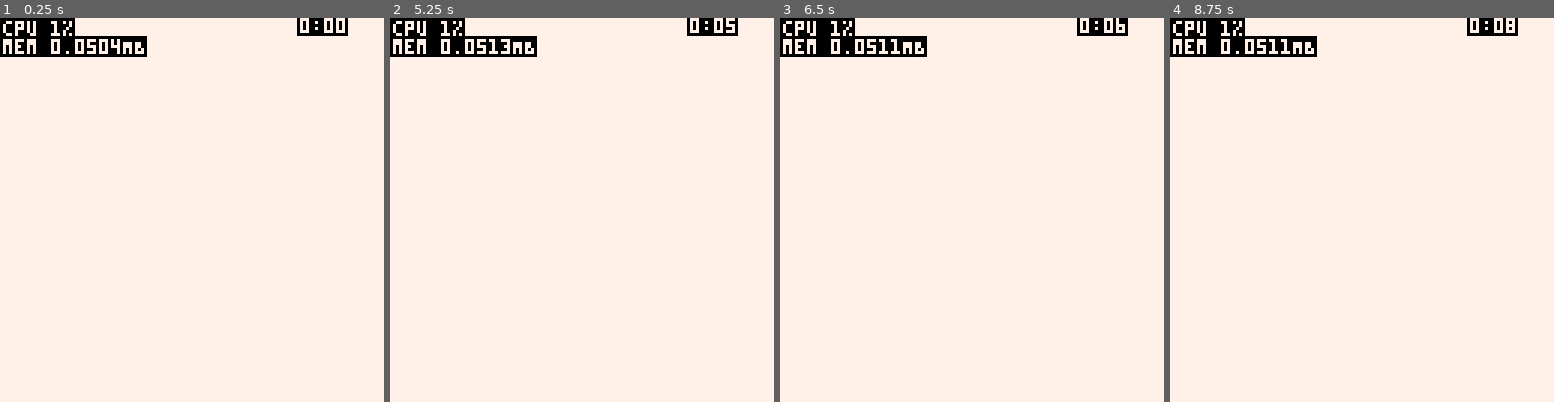
Above: before the commit, frames 1-4 (left to right).
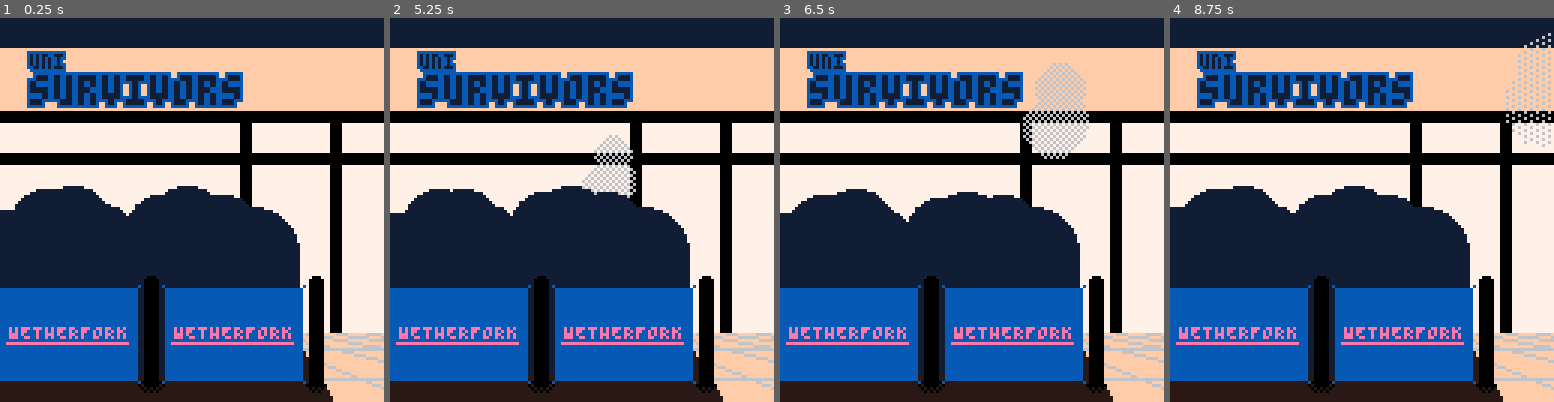
Above: after the commit, the same moments.

Repository: wsasaki01/bath-hack-2026
Game: PICO-8 cartridge fake.p8
The game is run twice, just before and just after one commit, with the same random seed, the same clock (stepped at 60 frames per second) and the same inputs.
Inputs:
- Up to frame 1 (0.25 s): no input
- Up to frame 2 (5.25 s): tap O (Z key) at 0.7, 1.7, 2.1, 2.5, 2.9, 3.3, 3.7, 4.1, 4.5, 4.9 s; hold Right 1.6-2.1 s; hold Up 2.15-2.42 s; hold Right 2.47-3.03 s; hold Left 3.08-3.58 s; hold Down 3.63-3.97 s; hold Right 4.02-4.68 s; hold Up 4.73-5.03 s; hold Left from 5.08 s (still down)
- Up to frame 3 (6.5 s): tap O (Z key) at 5.3, 5.7, 6.1 s; release Left at 5.68 s; hold Down 5.73-6.03 s; hold Right from 6.08 s (still down)
- Up to frame 4 (8.75 s): tap O (Z key) every 0.4 s from 6.5 to 8.5 s; release Right at 6.58 s; hold Right 6.63-7.13 s; hold Up 7.18-7.45 s; hold Right 7.5-8.07 s; hold Left 8.12-8.62 s; hold Down from 8.67 s (still down)

The runs differ from the first frame. In frame 1, 79% of the frame differs, in the area x 0-100%, y 0-100%; in frame 2, 79%; in frame 3, 78%; in frame 4, 79%.

Commit message:
Main menu draft

Diff:
--- a/draw.lua
+++ b/draw.lua
@@ -4,9 +4,65 @@
 
 	-- Title Screen
 	if menu==1 then
-		print("bh26 game !!!!\n", 20, 50, 0)
-		print(menu_pre(1).."start game", 20, 60)
-		print(menu_pre(2).."second thing idk", 20, 70)
+		cls(11)
+
+		rectfill(0,10,128,30,4)						-- Title banner
+		print("\^o3ffuni", 10, 12, 11)				-- Uni
+		print("\^t\^w\^o3ffsurvivors", 10, 19)		-- Survivors
+
+		rectfill(0,31,128,128,0) -- Inside
+
+		rectfill(0,31,128,34,2)	-- Top bezel
+		rectfill(0,45,128,48,2)	-- Middle bezel
+		rectfill(80,31,83,128,2)	-- Left door bezel
+		rectfill(110,31,113,128,2)	-- Right door bezel
+
+		rectfill(0,105,128,128,4)	-- Floor
+		-- Street lines
+		for i=8,120,10 do
+			for j=-64,192 do
+				line(i+4,105,(i-30)/60*256-64,128,1)
+			end
+		end
+		line(0,110,128,110)	-- Top horizontal grid
+		line(0,120,128,120)	-- Bottom horizontal grid
+
+		rectfill(0,105,100,128,7)	-- Floor shadow
+		for i=100,111 do
+			line(100,110,i,128,7)	-- Little diagonal shadow on right
+		end
+
+		-- Draw vape clouds
+		for v in all(vape) do
+			fillp(v.cnt<80 and ▒ or ░)
+			circfill(v.x, v.y, v.r+v.cnt/200*10, 1)
+			fillp()
+		end
+
+		rectfill(0,80,99,118,11)	-- People bulk
+		circfill(84,78,15)			-- Right-most person (covers up the edge of bulk)
+		for p in all(people) do
+			-- Sin and cos with kinda random stuff to make pseudo-random movement
+			circfill(p.x+sin((global_cnt+p.r*43)/100),p.y+cos((global_cnt+p.r*120)/130),p.r)
+		end
+
+		-- Draw twice (55 pixels apart)
+		for i=0,55,55 do
+			pset(i-1,89,3)						-- Top left dot
+			pset(i-1,121,3)						-- Bottom left dot
+			rectfill(i,90,i+45,120,3)			-- Banner
+			pset(i+46,89,3)						-- Top right dot
+			pset(i+46,121,3)					-- Bottom right dot
+			print("\^uWETHERFORK",i+3,102,8)	-- Text
+			circfill(i+50,88,2,2)				-- Post Top
+			fillp(▒)
+			ovalfill(i+46,120,i+54,124)		-- Post Shadow
+			fillp()
+			rectfill(i+48,88,i+52,122,2)		-- Post
+		end
+
+		--print(menu_pre(1).."start game", 20, 60)
+		--print(menu_pre(2).."second thing idk", 20, 70)
 
 	-- Game
 	elseif menu==2 then
@@ -53,6 +109,7 @@
 	end
 
 	-- DEBUG: CPU and Mem usage
+	--[[
 	debugs = {
 		"cpu "..tostr(flr(stat(1)*100)).."%",
 		"mem "..tostr(stat(0)/1024).."MB",
@@ -63,6 +120,7 @@
 		print("\#0"..d,1,1+i*6,7)
 		i+=1
 	end
+	]]
 end
 
 -- Control code prefix for selected menu item
--- a/init.lua
+++ b/init.lua
@@ -1,5 +1,8 @@
 function _init()
 	printh("**********************")
+	poke(0x5f2e,1)
+	pal({[0]=7,6,0,-4,15,4,-12,-16,14,8,-8,-15,-9,-6,-5,-13},1)
+
 
 	-- Global counter, increments every frame
 	global_cnt = 0
@@ -21,6 +24,14 @@
 	-- Is the player currently controlling the menu?
 	control_menu = true
 
+	-- Random people data for title screen
+	people = {}
+	for i=1,30 do
+		add(people, {x=rnd(100)-15,y=70+rnd(15),r=8+rnd(6)})
+	end
+
+	vape = {}
+
 	-- Main menu selected option index
 	menu_idx = 1
 	menu_idx_min = 1	-- Minimum and maximum indices
@@ -29,11 +40,11 @@
 	-- Is the "end" screen being shown on top of gameplay?
 	end_screen = false
 
-	--[[]]
+	--[[
 	-- DEBUG: Launch to game
 	menu = 2
 	init_game()
-
+	]]
 end
 
 function init_game()
--- a/update.lua
+++ b/update.lua
@@ -30,6 +30,24 @@
 
 	-- Title Screen
 	if menu==1 then
+		-- Generate vape clouds at intervals
+		if global_cnt % 150 == 0 then
+			local main_x=rnd(75)
+			for i=1,4 do
+				add(vape, {
+					x=main_x+rnd(10), y=100+rnd(10), a=10+rnd(2),
+					r=5+rnd(5), cnt=0
+				})
+			end
+		end
+
+		for v in all(vape) do
+			v.x += 0.5
+			v.a *= 0.86
+			v.y -= v.a+rnd(0.2)
+			v.cnt += 1
+			if (v.x>150) del(vape, v)
+		end
 	-- Game
 	elseif menu==2 then
 		-- Game end screen
